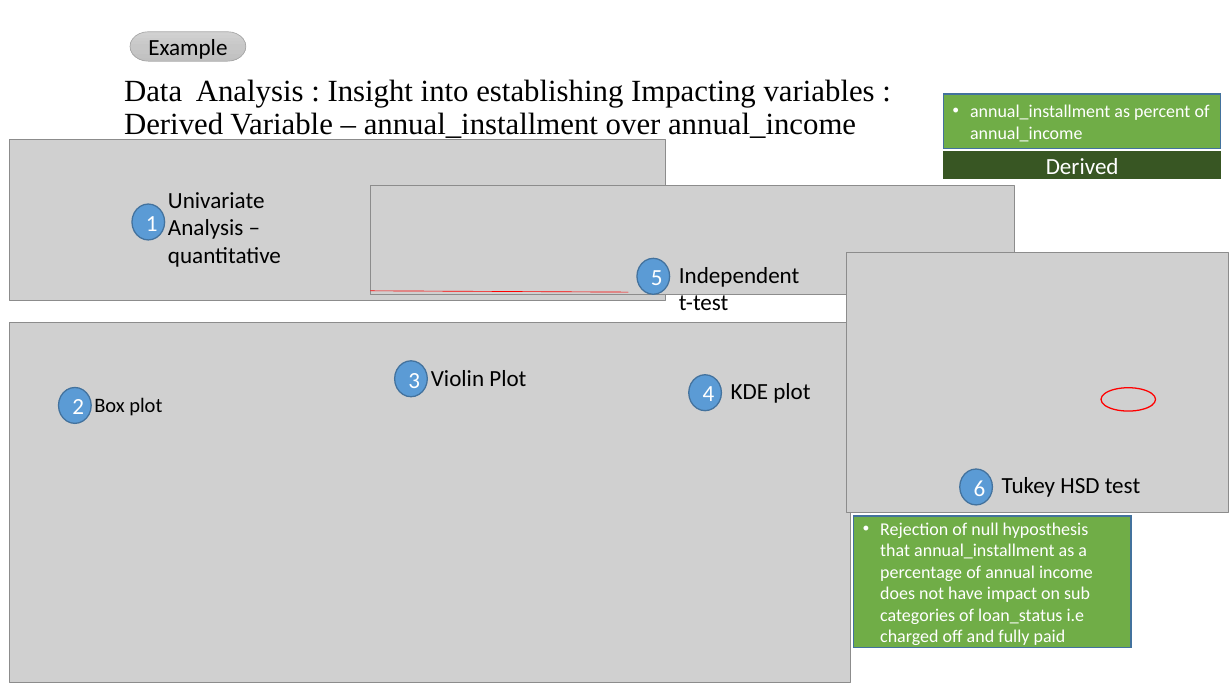
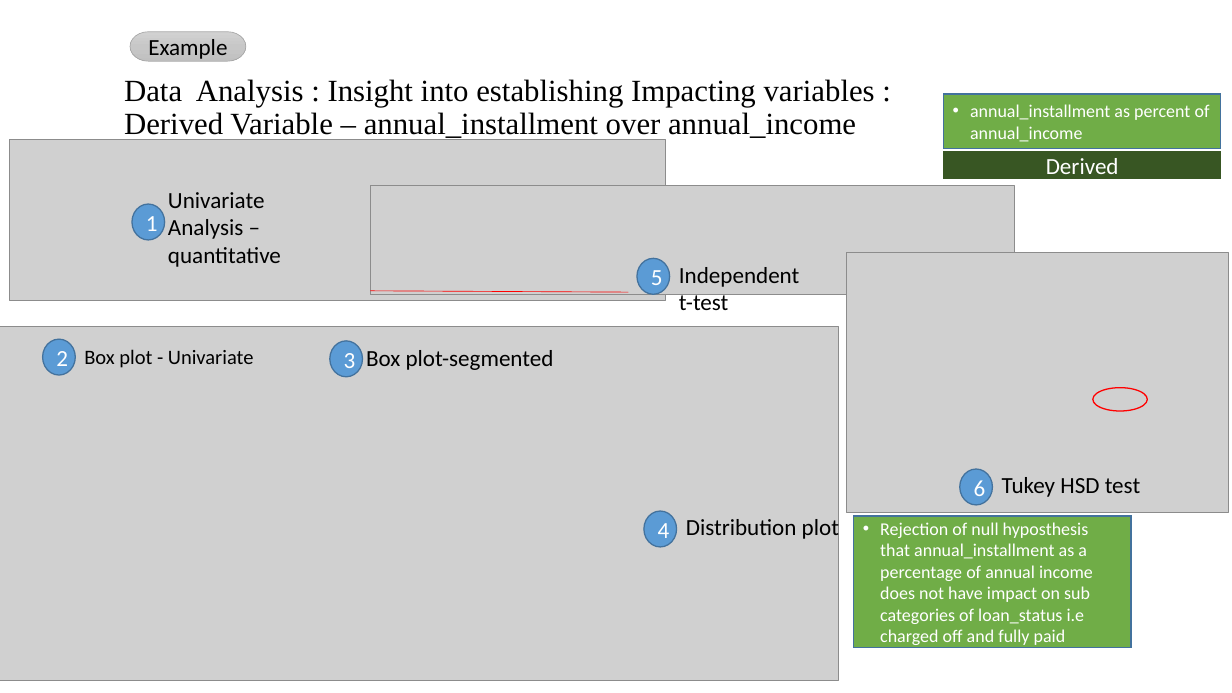
Before and after one commit to saneshashank/course2-GP1, a slide deck: slide 6 of Lending Club Case Study.pptx (slide 9 before the commit). Drawn at 1232x693 pixels with LibreOffice and Linux fonts; fonts in the diff are those of the drawing; grey boxes stand for pictures; background and template pictures are left out. Boxes give left, top, right and bottom in pixels: in the first picture for what was removed or moved away, otherwise in the second. Text is boxed around its words. In the diff, an @@ line names an element or a change of style, - is before the commit and + after.

```diff
--- a/Lending Club Case Study.pptx
+++ b/Lending Club Case Study.pptx
@@ picture: place and size @@
-picture at [9, 323, 850, 682]
+picture at [0, 326, 839, 680]
@@ ellipse "2": place and size @@
-ellipse "2" at [58, 387, 91, 423]
+ellipse "2" at [43, 339, 75, 375]
@@ text at [84, 349, 254, 368]: text changed @@
-Box plot
+Box plot - Univariate
@@ ellipse "3": place and size @@
-ellipse "3" at [395, 360, 427, 396]
+ellipse "3" at [330, 341, 362, 377]
@@ text at [366, 350, 554, 370]: text changed @@
-Violin Plot
+Box plot-segmented
@@ ellipse: place and size @@
-ellipse at [1102, 388, 1156, 411]
+ellipse at [1093, 388, 1148, 411]
@@ ellipse "4": place and size @@
-ellipse "4" at [689, 375, 721, 411]
+ellipse "4" at [644, 511, 677, 547]
@@ text at [686, 516, 839, 542]: text changed @@
-KDE plot
+Distribution plot
```
Also in this commit, not shown: 4 other slides changed, 2 slides removed.
